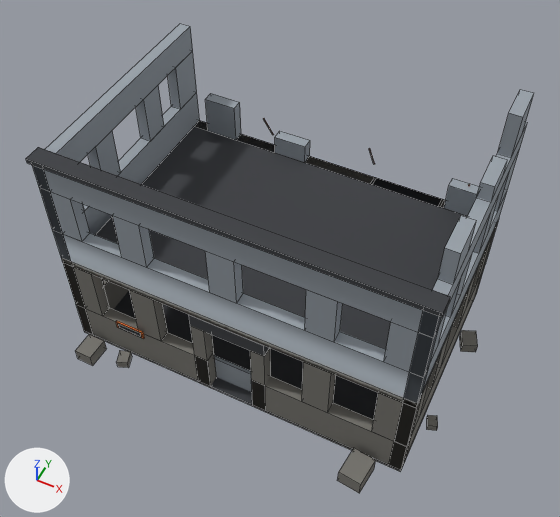
One commit to the FBX model assets/3d/export/env_ruin_building.fbx: the scene before it, then after it.
The view is the same before and after, from a 50 mm lens placed at (19.1, -39.2, 56.2), pointed at (0.8, -2.5, 10.2). Every picture has the same lights, and +X, +Y and +Z are marked at lower left. The older version comes first. Mesh edges are drawn as thin lines. Vertices at exactly the same position are counted once.

In view in the first picture: 'env_ruin_building'.
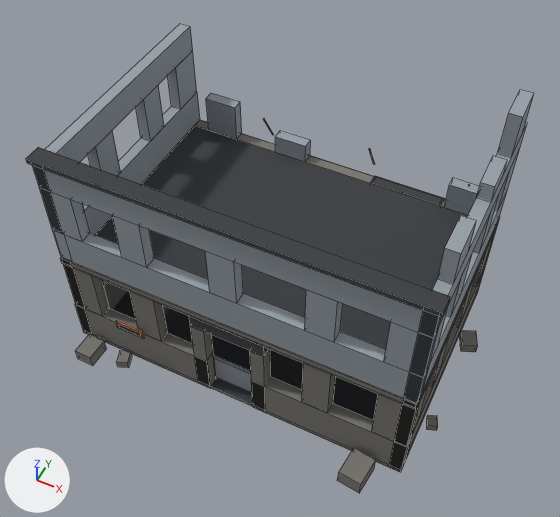
The change, as a list of edits to the scene's bpy script:
```text
Change me_env_ruin_building:
    used by ob_env_ruin_building; location = (0.0, 0.0, 0.0)
    remove me_env_ruin_building.from_pydata(...)  # 492 vertices, 408 faces; spans x -15.2..16.9, y -13.1..12.1, z 0.0..23.6
    add me_env_ruin_building.from_pydata(...)  # 525 vertices, 414 faces; spans x -15.2..16.9, y -13.1..12.1, z 0.0..23.6
    me_env_ruin_building part 1: the loose piece of 8 vertices spanning x -3.2..-2.0, y -10.0..-9.0, z 0.0..8.0 is moved by (0.0, -0.1, 0.0)
    me_env_ruin_building part 2: the loose piece of 8 vertices spanning x 2.0..3.2, y -10.0..-9.0, z 0.0..8.0 is moved by (0.0, -0.1, 0.0)
    me_env_ruin_building part 3: a new loose piece, a box spanning x -15.1..4.0, y 9.1..10.1, z 0.1..10.1, in mat_palette (picture img_palette_png)
    me_env_ruin_building part 4: a new loose piece, a box spanning x 10.1..15.1, y 9.1..10.1, z 0.1..10.1, in mat_palette (picture img_palette_png)
    me_env_ruin_building part 5: the loose piece of 8 vertices spanning x 3.8..10.2, y 9.0..10.0, z 8.0..10.0 is moved by (0.0, 0.1, 0.1)
    me_env_ruin_building part 6: a new loose piece, a box spanning x -15.0..-14.0, y -9.9..10.1, z 10.0..13.2, in mat_palette (picture img_palette_png)
    me_env_ruin_building part 7: a new loose piece, a box spanning x 14.05..15.05, y -10.05..9.95, z 9.35..9.95, in mat_palette (picture img_palette_png)
    me_env_ruin_building part 8: the loose piece of 8 vertices spanning x -12.5..-9.5, y 9.0..10.0, z 10.0..13.6 is moved by (0.0, 0.1, 0.0)
    me_env_ruin_building part 9: the loose piece of 8 vertices spanning x -5.5..-2.5, y 9.0..10.0, z 10.0..11.8 is moved by (0.0, 0.1, 0.0)
    me_env_ruin_building part 10: the loose piece of 8 vertices spanning x 10.5..13.5, y 9.0..10.0, z 10.0..12.6 is moved by (0.0, 0.1, 0.0)
    me_env_ruin_building part 11: a new loose piece of 14 vertices spanning x -15.1..-2.0, y -10.1..9.9, z 0.0..4.0, in mat_palette (picture img_palette_png)
    me_env_ruin_building part 12: a new loose piece of 14 vertices spanning x 2.0..15.1, y -10.1..9.9, z 0.0..4.0, in mat_palette (picture img_palette_png)
    me_env_ruin_building part 13: a new loose piece of 14 vertices spanning x -15.1..14.9, y -10.1..9.9, z 9.3..9.9, in mat_palette (picture img_palette_png)
    me_env_ruin_building part 14
    41 vertices are removed from x -15.0..15.0, y -10.0..10.0, z 0.0..13.2
    85 faces are deleted
    31 new faces join them
    me_env_ruin_building part 15: 5 kept faces spanning x -15.0..15.0, y -10.0..10.0, z 9.4..10.0 get new texture (UV) coordinates
```

Pixel boxes [x1, y1, x2, y2] of what changed, in the pictures (560 x 517 px; the box of a moved part takes in the faces that stretch with it):
part 1 of me_env_ruin_building, moved or reshaped: before [191, 326, 216, 385]; after [190, 326, 216, 388]
part 2 of me_env_ruin_building, moved or reshaped: before [250, 348, 271, 410]; after [250, 349, 270, 411]
part 3 of me_env_ruin_building, added (mostly hidden): after [194, 120, 374, 184]
part 4 of me_env_ruin_building, added: after [439, 199, 500, 298]
part 5 of me_env_ruin_building, moved or reshaped: before [371, 177, 443, 207]; after [371, 176, 445, 206]
part 6 of me_env_ruin_building, added: after [83, 93, 200, 235]
part 7 of me_env_ruin_building, added: after [403, 225, 497, 410]
part 8 of me_env_ruin_building, moved or reshaped: before [205, 93, 241, 140]; after [206, 93, 242, 139]
part 9 of me_env_ruin_building, moved or reshaped: before [275, 131, 310, 162]; after [275, 130, 311, 161]
part 10 of me_env_ruin_building, moved or reshaped: before [444, 178, 479, 216]; after [444, 178, 479, 215]
part 11 of me_env_ruin_building, added: after [75, 280, 210, 388]
part 12 of me_env_ruin_building, added: after [252, 272, 483, 472]
part 13 of me_env_ruin_building, added: after [60, 258, 416, 408]
part 14 of me_env_ruin_building, built on: before [40, 51, 499, 471]; after [39, 51, 493, 446]
part 15 of me_env_ruin_building, surface changed: [63, 228, 495, 402] in both
